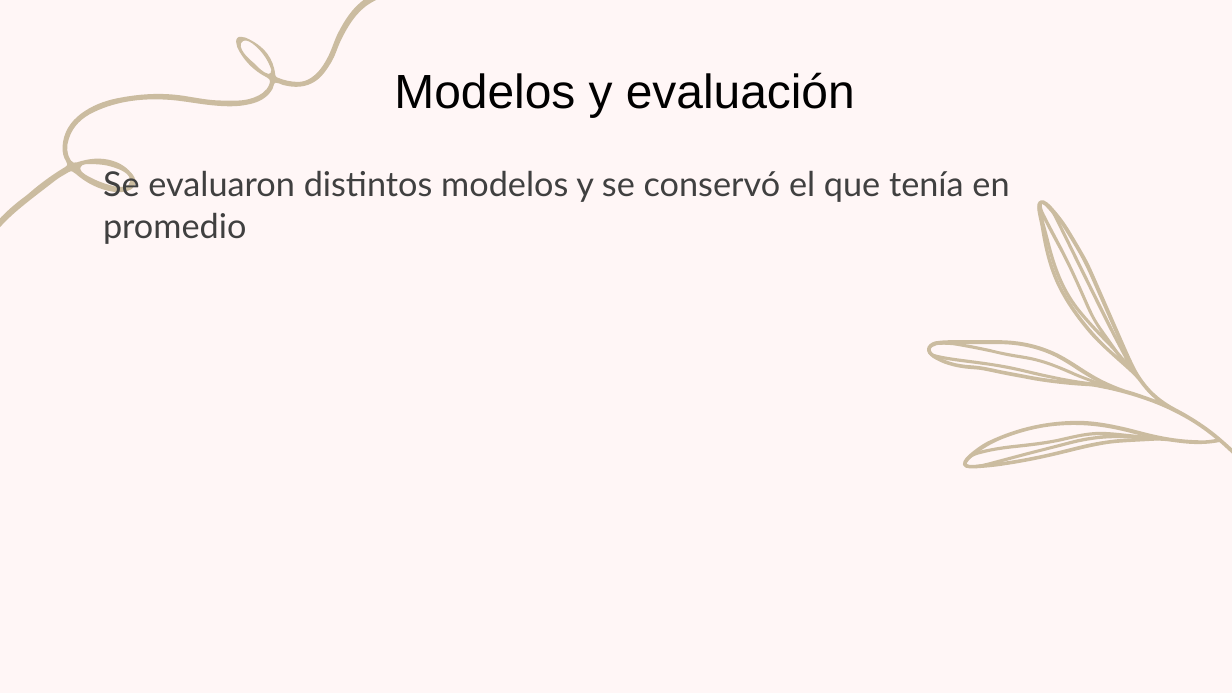
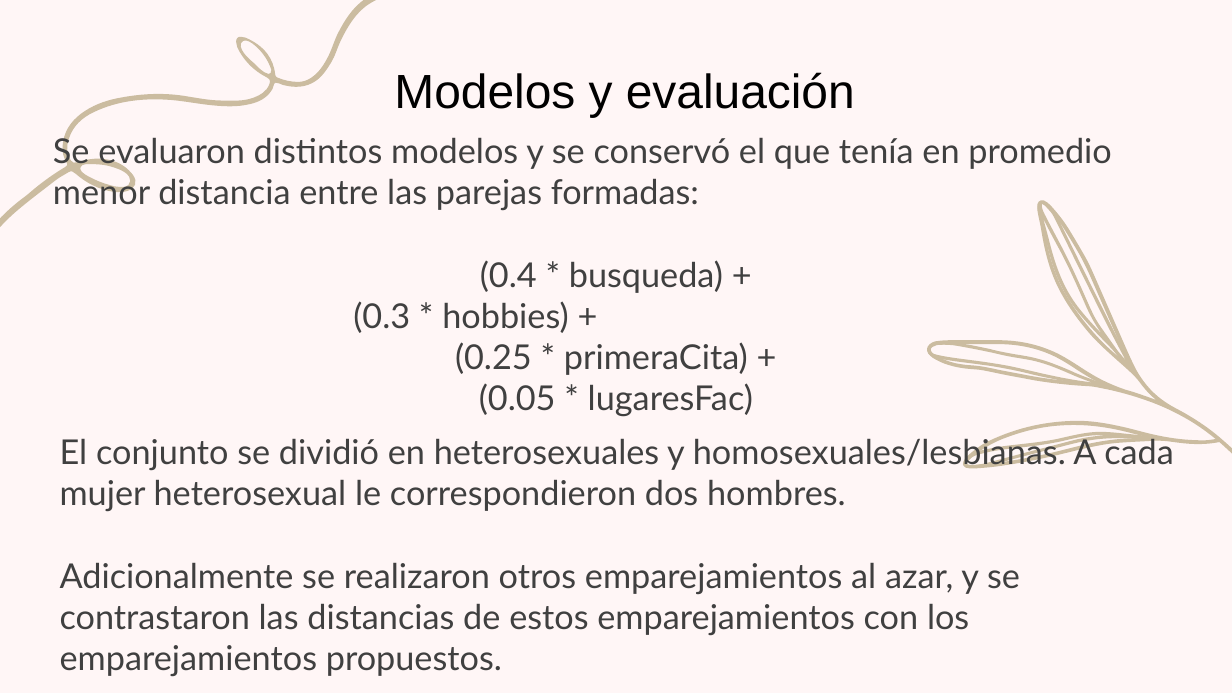
Before and after one commit to jazminamg26/Emparejamientos-Facultad-de-Ciencias, a slide deck: slide 18 of Proyecto ciencia de datos.pptx (slide 15 before the commit). Drawn at 1232x693 pixels with LibreOffice and Linux fonts; fonts in the diff are those of the drawing; background and template pictures are left out. Boxes give left, top, right and bottom in pixels: in the first picture for what was removed or moved away, otherwise in the second. Text is boxed around its words. In the diff, an @@ line names an element or a change of style, - is before the commit and + after.

```diff
--- a/Proyecto ciencia de datos.pptx
+++ b/Proyecto ciencia de datos.pptx
@@ text at bbox=[53, 134, 1111, 417]: text changed @@
-Se evaluaron distintos modelos y se conservó el que tenía en promedio
+Se evaluaron distintos modelos y se conservó el que tenía en promedio menor distancia entre las parejas formadas:
+(0.4 * busqueda) +
+(0.3 * hobbies) +
+(0.25 * primeraCita) +
+(0.05 * lugaresFac)
@@ text added at bbox=[60, 435, 1174, 635], 20 pt, text #404040 @@
+El conjunto se dividió en heterosexuales y homosexuales/lesbianas. A cada mujer heterosexual le correspondieron dos hombres.
+Adicionalmente se realizaron otros emparejamientos al azar, y se contrastaron las distancias de estos emparejamientos con los emparejamientos propuestos.
```
Also in this commit, not shown: 3 other slides changed, 5 slides added, 29 slides removed, 10 other files.
